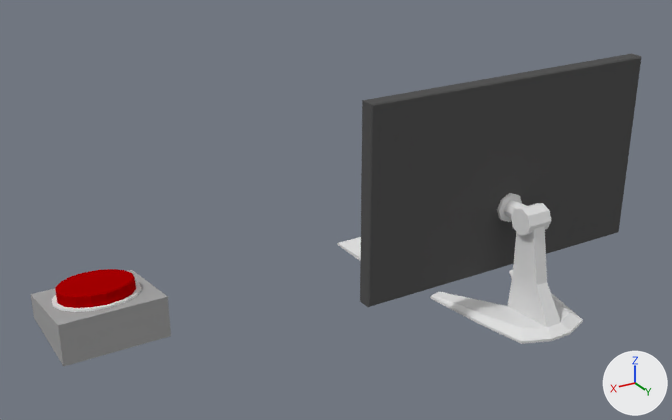
One commit to the Blender file Art_Assets/GoalComputer/GoalComputer.blend: the scene before it, then after it.
Rendered twice from a 50 mm lens placed at (0.889, 1.221, 0.71), pointed at (0.207, 0.085, 0.142). The lights are fixed; the arrows at lower right show +X, +Y and +Z.
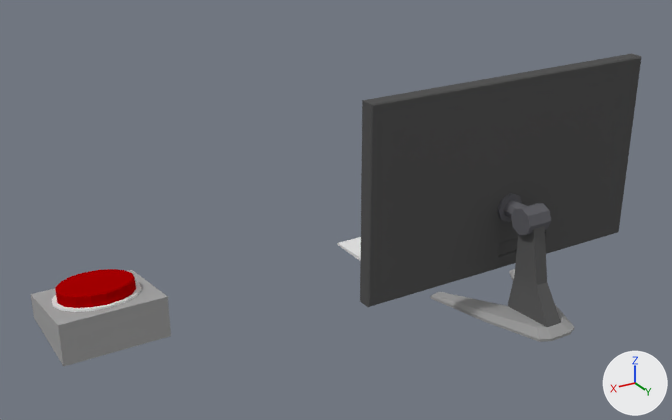
Commit message: ++ Computer Monitor

Boxes (x1, y1, x2, y2) around the edits, measured in the pictures (672 x 420 px; the box of a moved part takes in the faces that stretch with it):
'Cube.001', recoloured: (494, 190, 555, 265) in both
'Cube.002', reshaped, recoloured: before (430, 226, 583, 344); after (430, 226, 574, 342)
part 1 of me_cube_003, moved or reshaped: before (430, 230, 583, 344); after (430, 230, 574, 342)
part 2 of me_cube_003, recoloured (white to grey): (509, 269, 570, 341) in both
part 3 of me_cube_003, recoloured: (533, 226, 561, 327) in both

The change, as a diff of the scene's bpy script:
```diff
--- a/Art_Assets/GoalComputer/GoalComputer.blend.py
+++ b/Art_Assets/GoalComputer/GoalComputer.blend.py
@@ mat_monitormountmat @@
 mat_monitormountmat = diffuse_material('MonitorMountMat')
-mat_monitormountmat.base_color = (0.8, 0.8, 0.8)  # white #e7e7e7
+mat_monitormountmat.base_color = (0.128, 0.128, 0.142)  # dark grey #646469
@@ mat_monitorbasemat @@
+mat_monitorbasemat = diffuse_material('MonitorBaseMat')
+mat_monitorbasemat.base_color = (0.334, 0.334, 0.334)  # grey #9c9c9c
@@ mat_monitorstandmat @@
+mat_monitorstandmat = diffuse_material('MonitorStandMat')
+mat_monitorstandmat.base_color = (0.115, 0.115, 0.115)  # dark grey #5f5f5f
@@ me_cube_003 @@
 me_cube_003.from_pydata(...)  # 60 vertices, 58 faces; spans x -0.092..0.092, y -0.1..0.098, z -0.004..0.154
 # used by ob_cube_002; location = (0.0, 0.28, 0.005)
+# me_cube_003 part 1: 21 of 60 vertices moved; they spanned x -0.077..0.077, y 0.001..0.081, z -0.004..0.154 and now span x -0.065..0.065, y 0.002..0.09, z -0.004..0.154; mean shift (0.0, 0.004, 0.0); largest move (0.061, 0.081, 0.0) -> (0.034, 0.09, 0.0)
+# me_cube_003 part 2: all 38 faces centred in x -0.084..0.084, y -0.098..0.098, z -0.004..0.008 switch from no material to mat_monitorbasemat (grey #9c9c9c)
+# me_cube_003 part 3: all 20 faces centred in x -0.014..0.014, y 0.002..0.067, z 0.035..0.154 switch from no material to mat_monitorstandmat (dark grey #5f5f5f)
```
